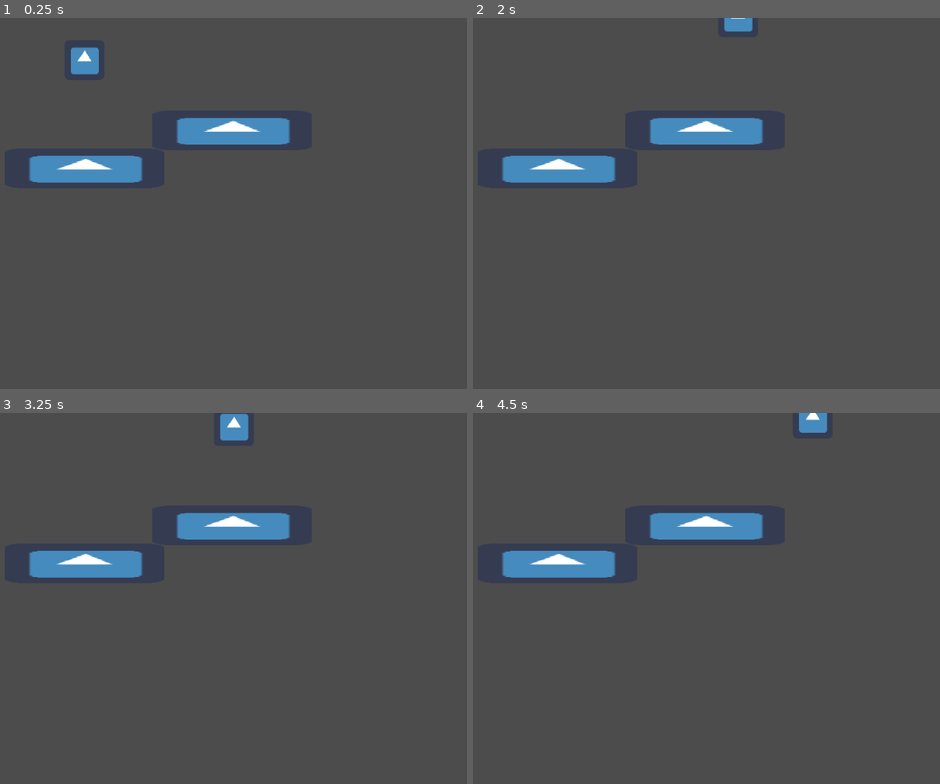
Above: before the commit, frames 1-4 (two rows, left to right).
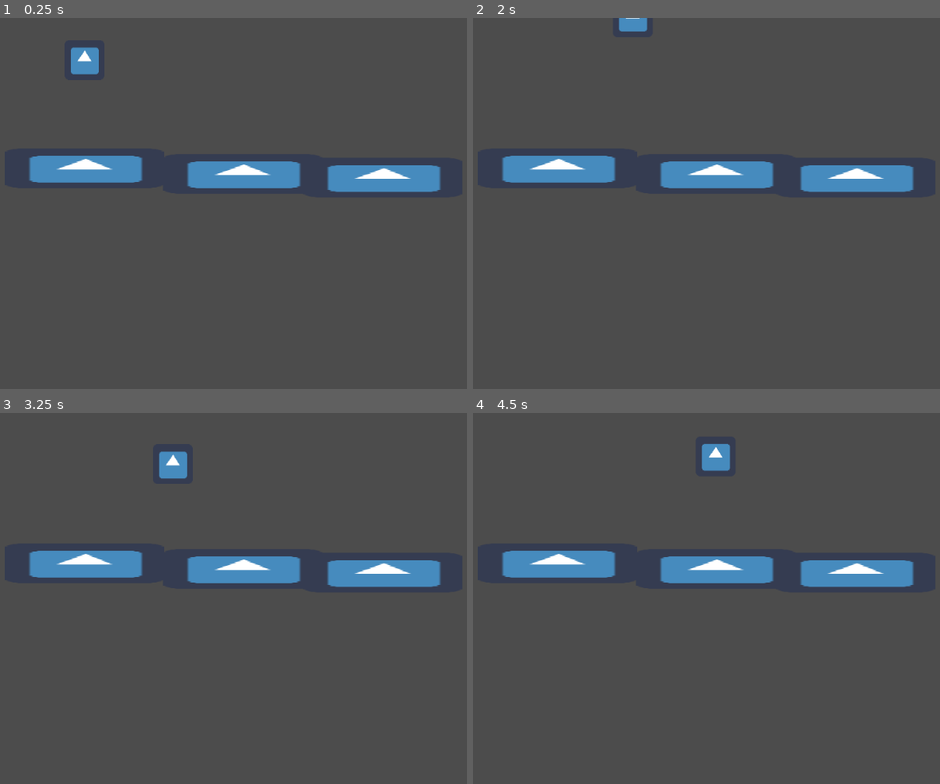
Above: after the commit, the same moments.

Repository: MichaelRRyan/Godot-Tutorial-09-11-21
Game: Godot game, scene res://scenes/Game.tscn
Two runs of this game, one before a commit and one after it. Both use one fixed random seed, a clock stepped at 60 frames per second and the inputs below. The engine's default icon, where the game draws it, is replaced by a stand-in: a white triangle on a blue panel in a dark square.
Inputs:
- Up to frame 1 (0.25 s): no input
- Up to frame 2 (2 s): hold Right (ui_right) from 0.53 s (still down); tap Up (ui_up) at 0.77, 1.52 s
- Up to frame 3 (3.25 s): release Right (ui_right) at 2.03 s; hold Left (ui_left) 2.03-2.78 s; hold Right (ui_right) from 2.78 s (still down); tap Up (ui_up) at 3.02 s
- Up to frame 4 (4.5 s): tap Up (ui_up) at 3.77 s; release Right (ui_right) at 4.28 s; hold Left (ui_left) from 4.28 s (still down)

The runs differ from the first frame. In frame 1, 5.3% of the frame differs, in the area x 37-95%, y 26-47%; in frame 2, 5.7%; in frame 3, 6.2%, in the area x 33-95%, y 0-47%; in frame 4, 6.0%.

Commit message:
Added friction and acceleration

Diff:
--- a/scenes/Game.tscn
+++ b/scenes/Game.tscn
@@ -8,7 +8,9 @@
 [node name="Platform" parent="." instance=ExtResource( 2 )]
 
 [node name="Platform2" parent="." instance=ExtResource( 2 )]
-position = Vector2( 534, 181 )
+position = Vector2( 551, 251 )
+
+[node name="Platform3" parent="." instance=ExtResource( 2 )]
+position = Vector2( 776, 257 )
 
 [node name="Player" parent="." instance=ExtResource( 1 )]
-speed = 200.0
--- a/scripts/Player.gd
+++ b/scripts/Player.gd
@@ -1,6 +1,8 @@
 extends KinematicBody2D
 
-export var speed = 50.0
+export var max_speed = 100.0
+export var acceleration = 200.0
+export var friction = 0.97
 export var gravity = 9.8
 export var jump_speed = 500.0
 
@@ -10,13 +12,27 @@
 func _physics_process(delta):
 	velocity.y += gravity
 
+	# Check input
+	var input = 0.0
+
 	if Input.is_action_pressed("ui_right"):
-		velocity.x = speed
-	elif Input.is_action_pressed("ui_left"):
-		velocity.x = -speed
-	else:
-		velocity.x = 0.0
+		input += 1.0
 
+	if Input.is_action_pressed("ui_left"):
+		input -= 1.0
+
+	# Add acceleration
+	velocity.x += input * acceleration * delta
+
+	# Take away friction
+	if input == 0.0:
+		velocity.x  = velocity.x * friction
+
+	# Apply a max speed.
+	if abs(velocity.x) > max_speed:
+		 velocity.x = max_speed * sign(velocity.x)
+
+	# Check for jump.
 	if Input.is_action_just_pressed("ui_up") and is_on_floor():
 		velocity.y = -jump_speed
 
